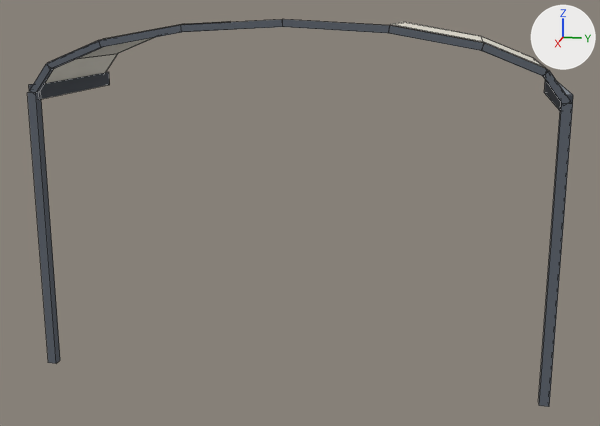
The FBX model Assets/Art/Models/Props/Street/ArcadeRoof.fbx as it was, and as the next commit left it.
Both versions are drawn from a 50 mm lens placed at (18.06, 3.98, 8.7), pointed at (-1.82, 0.0, 3.73). Lighting does not change. The marker at upper right points along +X, +Y and +Z. The picture after the commit comes second. Mesh edges are drawn as thin lines. Where no turn or scale is listed for an object, it has been applied to the vertices. Vertices at exactly the same position are counted once.

In view in the first picture: 'Beams', 'Panels', 'Posts', 'Ribs'.
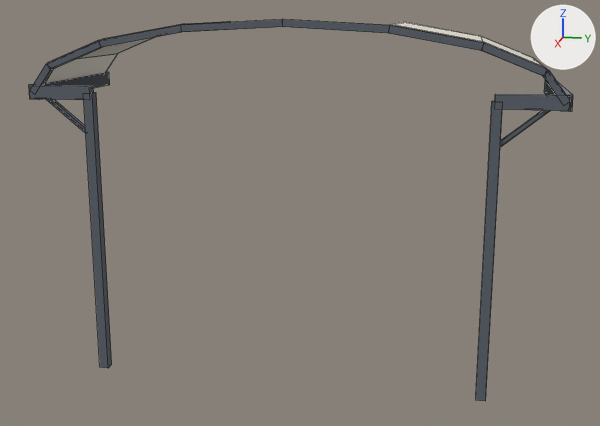
Pixel boxes [x1, y1, x2, y2] of what changed, in the pictures (600 x 426 px; the box of a moved part takes in the faces that stretch with it):
'Posts', reshaped
    before: [27, 92, 573, 407]
    after: [29, 86, 570, 401]
part 1 of me_posts, moved or reshaped
    before: [538, 103, 573, 407]
    after: [476, 101, 503, 401]
part 2 of me_posts, added
    after: [495, 94, 570, 111]
part 3 of me_posts, moved or reshaped
    before: [27, 92, 60, 363]
    after: [83, 93, 112, 368]
part 4 of me_posts, added
    after: [29, 86, 94, 100]
part 5 of me_posts, added
    after: [46, 99, 550, 146]

Diff of the bpy script that builds the scene:
```diff
--- a/Assets/Art/Models/Props/Street/ArcadeRoof.fbx.py
+++ b/Assets/Art/Models/Props/Street/ArcadeRoof.fbx.py
@@ me_posts @@
 # used by ob_posts; location = (0.0, 0.0, 0.0)
 # verts and faces of me_posts; kept vertices keep their numbers, new ones are numbered from 16
-me_posts.from_pydata(...)  # 16 vertices, 12 faces; spans x -0.11..0.11, y -6.11..6.11, z 0.0..6.8
+me_posts.from_pydata(...)  # 48 vertices, 36 faces; spans x -0.11..0.11, y -6.05..6.05, z 0.0..6.95
+# me_posts part 1: the loose piece of 8 vertices spanning x -0.11..0.11, y 5.89..6.11, z 0.0..6.8 is moved by (0.0, -1.4, 0.0)
+# me_posts part 2: a new loose piece, a box spanning x -0.1..0.1, y 4.55..6.05, z 6.65..6.95, in mat_km_palettemat (picture img_km_palette_png)
+# me_posts part 3: the loose piece of 8 vertices spanning x -0.11..0.11, y -6.11..-5.89, z 0.0..6.8 is moved by (0.0, 1.4, 0.0)
+# me_posts part 4: a new loose piece, a box spanning x -0.1..0.1, y -6.05..-4.55, z 6.65..6.95, in mat_km_palettemat (picture img_km_palette_png)
+# me_posts part 5
+verts[16] = (-0.05, 4.73, 5.86)  # pixel (501, 145)
+verts[17] = (-0.05, 5.68, 6.64)  # pixel (550, 110)
+verts[18] = (-0.05, 4.67, 5.94)
+verts[19] = (-0.05, 5.62, 6.72)
+verts[20] = (-0.05, -4.73, 5.86)
+verts[21] = (-0.05, -5.68, 6.64)
+verts[22] = (-0.05, -4.67, 5.94)
+verts[23] = (-0.05, -5.62, 6.72)
+for new, old in zip([*range(24, 32)], [*range(16, 24)]): verts[new] = verts[old] + (0.1, 0.0, 0.0)
+faces += [(24, 25, 27, 26), (18, 26, 27, 19), (16, 18, 19, 17), (16, 17, 25, 24), (16, 24, 26, 18), (17, 19, 27, 25)]
+faces += [(20, 21, 23, 22), (22, 23, 31, 30), (28, 30, 31, 29), (20, 28, 29, 21), (20, 22, 30, 28), (21, 29, 31, 23)]
 me_posts.materials.append(mat_km_palettemat)
```
